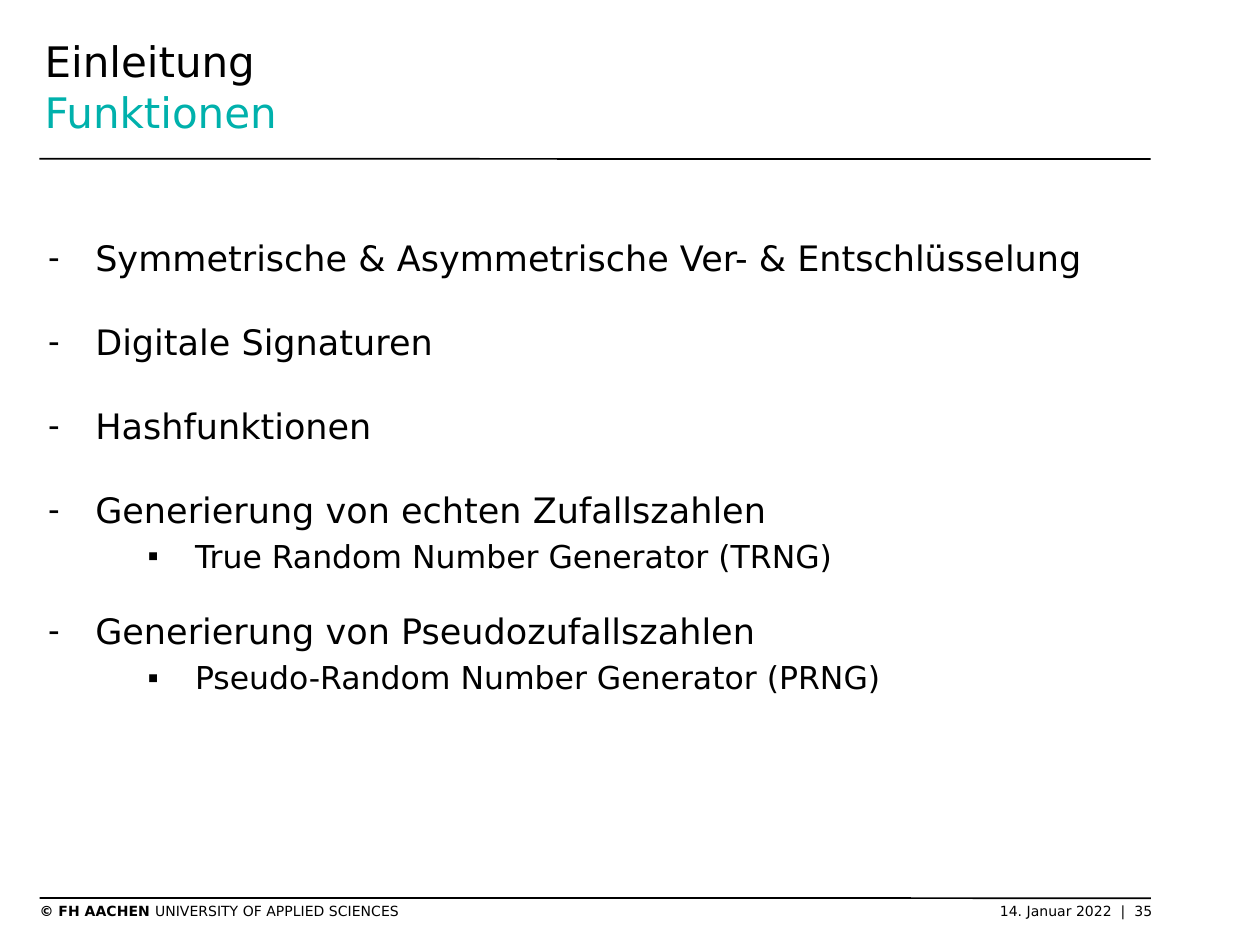
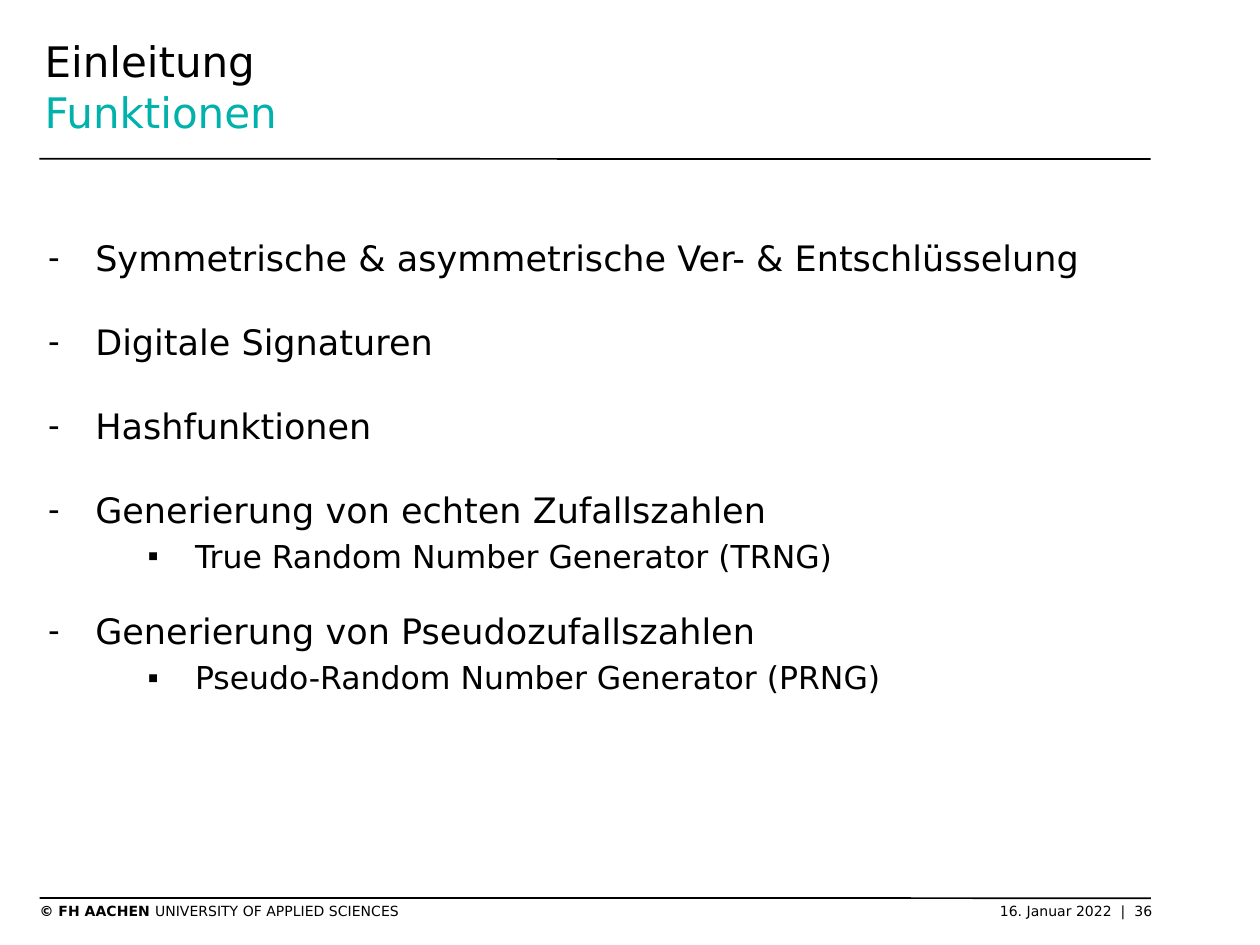
Before and after one commit to SchmickHub/Bachmann---Dahlhaus, a slide deck: slide 36 of Seitenkanal und HSM Folien.pptx (slide 35 before the commit). Drawn at 1260x945 pixels with LibreOffice and Linux fonts; fonts in the diff are those of the drawing; background and template pictures are left out. Boxes give left, top, right and bottom in pixels: in the first picture for what was removed or moved away, otherwise in the second. Text is boxed around its words. In the diff, an @@ line names an element or a change of style, - is before the commit and + after.

```diff
--- a/Seitenkanal und HSM Folien.pptx
+++ b/Seitenkanal und HSM Folien.pptx
@@ text at (95, 244, 1079, 279): text changed @@
-– Symmetrische & Asymmetrische Ver- & Entschlüsselung
+– Symmetrische & asymmetrische Ver- & Entschlüsselung
@@ text at (58, 905, 1152, 919): text changed @@
-© FH AACHEN UNIVERSITY OF APPLIED SCIENCES 14. Januar 2022 | 35
+© FH AACHEN UNIVERSITY OF APPLIED SCIENCES 16. Januar 2022 | 36
```
Also in this commit, not shown: 20 other slides changed, 8 slides added, 2 slides removed, 5 other files.
